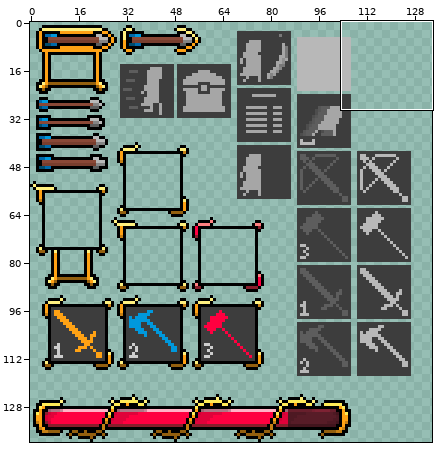
Sprite sheet, stored at Assets/Art/UISprites/golden ui v2.png. Above: a wide view before the commit, with the close-up outlined.
Close-up. First the earlier version:
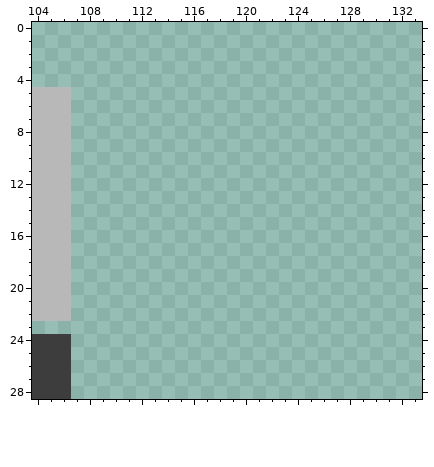
The file is 140x140 pixels. Pixels under 10% opacity are left out. Colours within 5 levels of each other are drawn and written as one. Shown: x 104..133, y 0..28. The wide view leaves out empty margins.
The result:
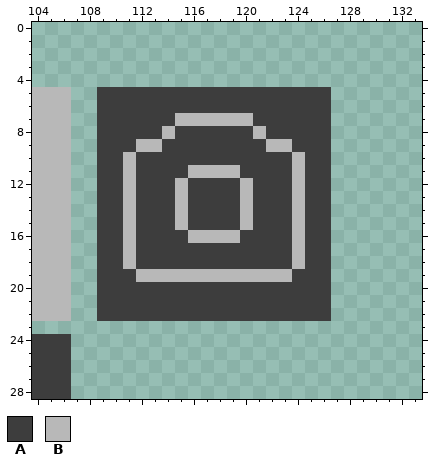
Palette (. is transparent): A #3d3d3d  B #b8b8b8
The edit:
@@ x 104..133 @@
  4 ..............................
- 5 BBB...........................
- 6 BBB...........................
- 7 BBB...........................
- 8 BBB...........................
- 9 BBB...........................
-10 BBB...........................
-11 BBB...........................
-12 BBB...........................
-13 BBB...........................
-14 BBB...........................
-15 BBB...........................
-16 BBB...........................
-17 BBB...........................
-18 BBB...........................
-19 BBB...........................
-20 BBB...........................
-21 BBB...........................
-22 BBB...........................
+ 5 BBB..AAAAAAAAAAAAAAAAAA.......
+ 6 BBB..AAAAAAAAAAAAAAAAAA.......
+ 7 BBB..AAAAAABBBBBBAAAAAA.......
+ 8 BBB..AAAAABAAAAAABAAAAA.......
+ 9 BBB..AAABBAAAAAAAABBAAA.......
+10 BBB..AABAAAAAAAAAAAABAA.......
+11 BBB..AABAAAABBBBAAAABAA.......
+12 BBB..AABAAABAAAABAAABAA.......
+13 BBB..AABAAABAAAABAAABAA.......
+14 BBB..AABAAABAAAABAAABAA.......
+15 BBB..AABAAABAAAABAAABAA.......
+16 BBB..AABAAAABBBBAAAABAA.......
+17 BBB..AABAAAAAAAAAAAABAA.......
+18 BBB..AABAAAAAAAAAAAABAA.......
+19 BBB..AAABBBBBBBBBBBBAAA.......
+20 BBB..AAAAAAAAAAAAAAAAAA.......
+21 BBB..AAAAAAAAAAAAAAAAAA.......
+22 BBB..AAAAAAAAAAAAAAAAAA.......
 23 ..............................
